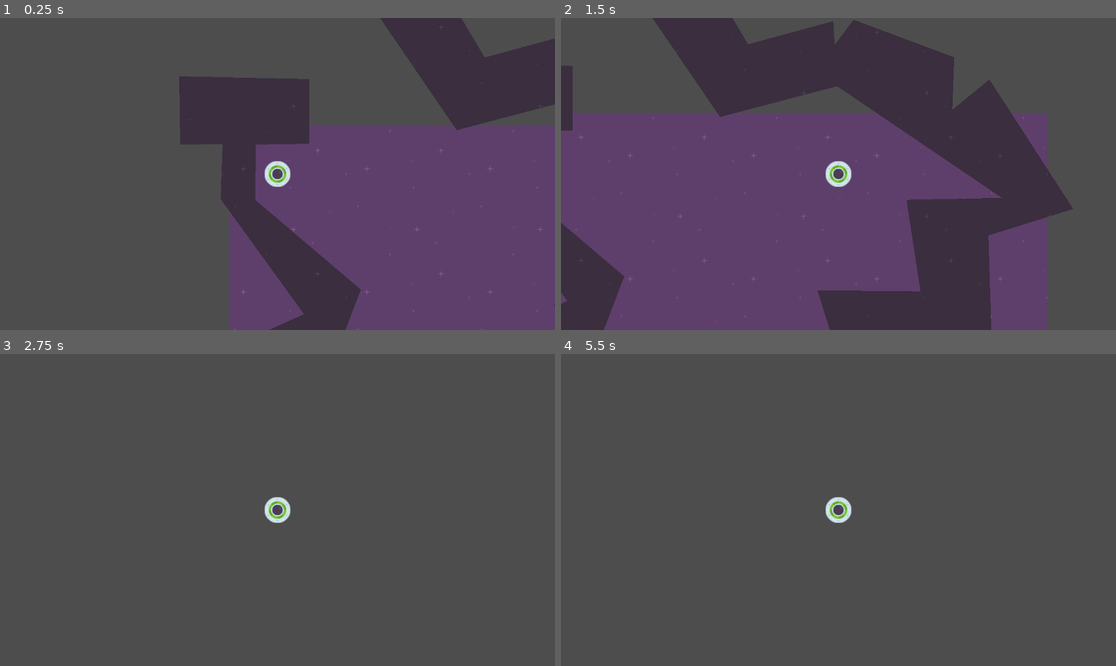
Above: before the commit, frames 1-4 (two rows, left to right).
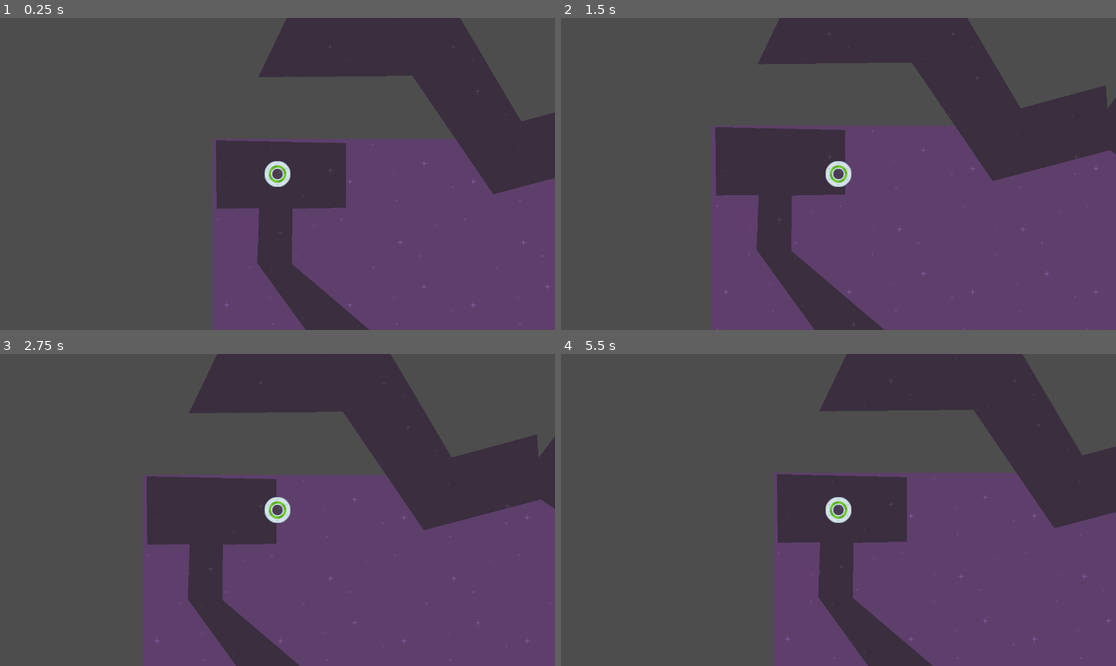
Above: after the commit, the same moments.

Repository: BlurryGames/SpeedySaucer
Game: Godot game, scene res://Scenes/Levels/level_1.tscn
Two runs of this game, one before a commit and one after it. Both use one fixed random seed, a clock stepped at 60 frames per second and the inputs below.
Inputs:
- Up to frame 1 (0.25 s): no input
- Up to frame 2 (1.5 s): tap Enter at 0.5 s; hold D (MoveRight) 0.53-1.28 s; hold S (MoveDown) from 1.28 s (still down)
- Up to frame 3 (2.75 s): release S (MoveDown) at 2.03 s; hold D (MoveRight) from 2.03 s (still down)
- Up to frame 4 (5.5 s): release D (MoveRight) at 2.78 s; hold W (MoveUp) 2.78-3.53 s; hold A (MoveLeft) 3.53-5.03 s; hold S (MoveDown) from 5.03 s (still down)

The runs differ from the first frame. In frame 1, 23% of the frame differs, in the area x 32-100%, y 0-100%; in frame 2, 59%, in the area x 0-100%, y 0-100%; in frame 3, 56%; in frame 4, 48%.

Commit message:
Lesson22: Using Signals To Reset The Game

Diff:
--- a/Scenes/Characters/player.tscn
+++ b/Scenes/Characters/player.tscn
@@ -4,7 +4,6 @@
 [ext_resource type="Texture2D" uid="uid://b5np8d67cncg4" path="res://Art/speedy_saucer_assets/ufoGreen.png" id="1_l21or"]
 
 [sub_resource type="CircleShape2D" id="CircleShape2D_8kb1o"]
-radius = 25.0
 
 [node name="Player" type="RigidBody2D"]
 gravity_scale = 0.0
--- a/Scenes/Levels/level_1.tscn
+++ b/Scenes/Levels/level_1.tscn
@@ -16,7 +16,10 @@
 stretch_mode = 1
 
 [node name="Player" parent="." instance=ExtResource("2_pfjus")]
-position = Vector2(100, 100)
+position = Vector2(135, 73)
 
 [node name="Maze" parent="." instance=ExtResource("4_clae7")]
 z_index = -50
+position = Vector2(111, 106)
+
+[connection signal="body_exited" from="Maze" to="." method="_on_maze_body_exited"]
--- a/Scripts/Level.gd
+++ b/Scripts/Level.gd
@@ -1,4 +1,7 @@
 class_name Level extends Node2D
 
 func _ready()-> void:
-	print("Hello World!")
+	pass
+
+func _on_maze_body_exited(_body: Node2D)-> void:
+	get_tree().reload_current_scene.call_deferred()
